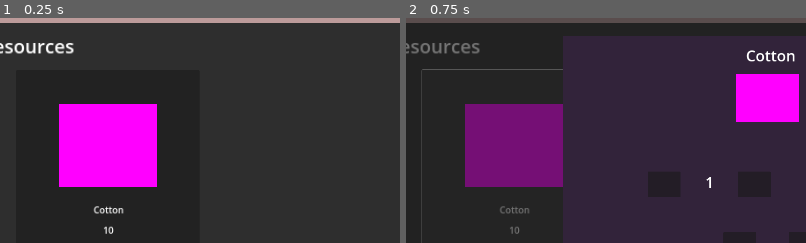
Above: before the commit, frames 1-2 (left to right).
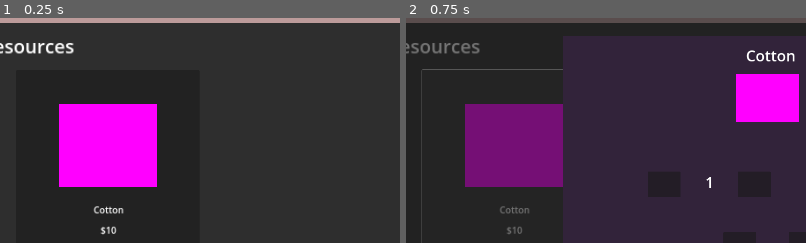
Above: after the commit, the same moments.

Repository: kaelynfmp/HearthLight
Game: Godot game, scene res://scenes/Computer Scenes/computer_interface.tscn
Two runs of this game, one before a commit and one after it. Both use one fixed random seed, a clock stepped at 60 frames per second and the inputs below. This scene is started directly instead of the project's main scene.
Inputs (mouse positions are % of the whole screen's width and height, from its top left):
- Up to frame 1 (0.25 s): no input
- Up to frame 2 (0.75 s): click (18, 50) at 0.5 s
The pictures show only the part of the screen within x 4-54%, y 17-67%; the shares and areas given below are measured in that part.

The runs differ from the first frame. In frame 1, 0.1% of the frame differs, in the area x 25-30%, y 92-97%; in frame 2, less than 0.1%.

Commit message:
feat: currency reward for completed orders

Diff:
--- a/scenes/Computer Scenes/itemdisplay.gd
+++ b/scenes/Computer Scenes/itemdisplay.gd
@@ -10,7 +10,7 @@
 func set_item(new_item: Item):
 	item = new_item
 	name_label.text = item.name
-	price_label.text = str(item.price)
+	price_label.text = "$"+str(item.price)
 	item_image.texture = item.texture
 
 func set_limited_text(input_text: String, limit: int = 16) -> String:
--- a/scripts/order_manager.gd
+++ b/scripts/order_manager.gd
@@ -45,6 +45,7 @@
 	for i in range(0,len(order.rewards)):
 		var item = order.rewards[i]
 		var qty = order.rewards_quantities[i]
+		GameManager.add_currency(order.currency_reward)
 		inventory.insert(item, qty) #TODO: verify
 
 
--- a/scripts/resources/order.gd
+++ b/scripts/resources/order.gd
@@ -11,8 +11,10 @@
 @export_category("Order Requirements")
 @export var required_items: Array[Resource] = []
 @export var required_quantities: Array[int] = []
+@export var currency_reward = 0
 @export var rewards: Array[Resource] = []
 @export var rewards_quantities: Array[Resource] = []
+
 # should ensure that the array size matches up sometime in the future
 
 # Called when the node enters the scene tree for the first time.
